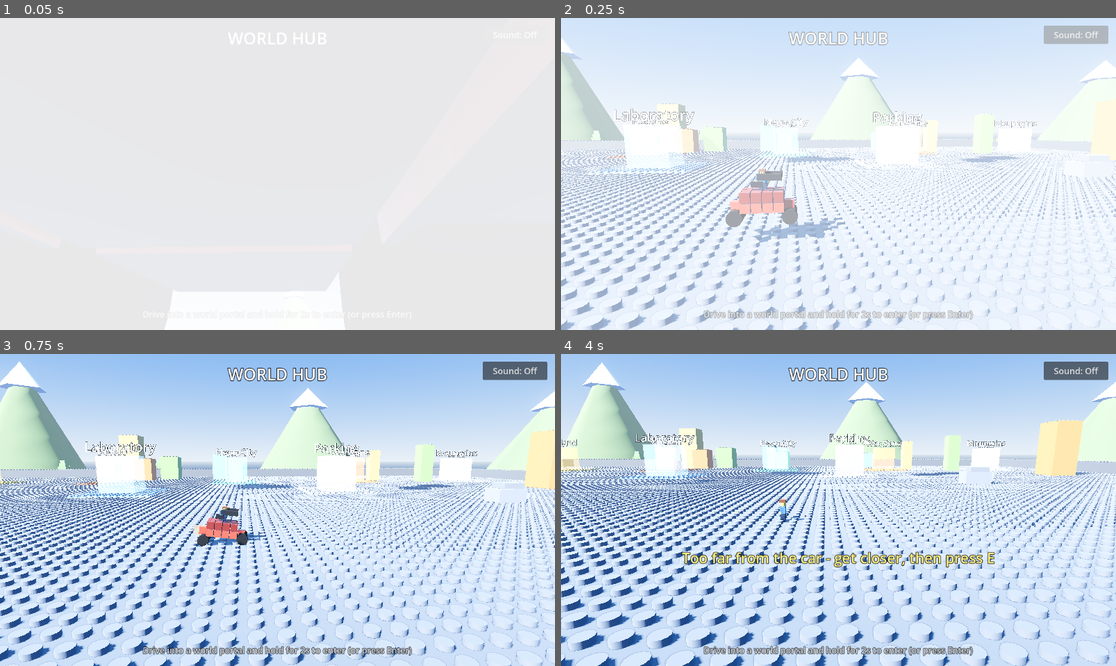
Above: before the commit, frames 1-4 (two rows, left to right).
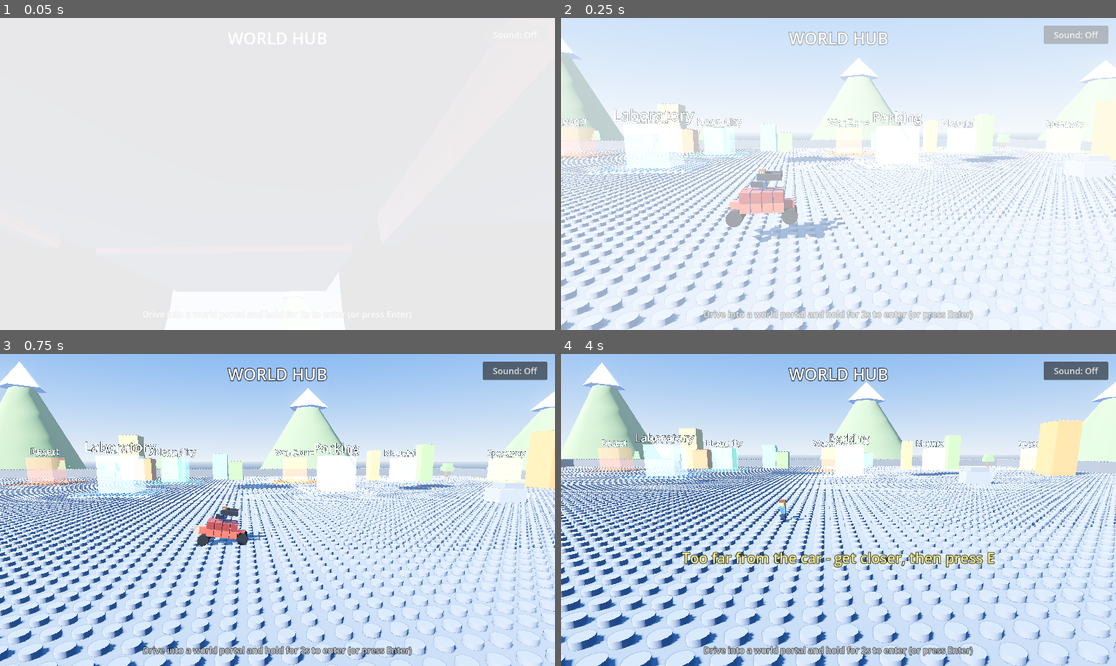
Above: after the commit, the same moments.

Repository: mrshapron/brick-stunt-rally
Game: Godot game, scene res://scenes/hub.tscn
Two runs of this game, one before a commit and one after it. Both use one fixed random seed, a clock stepped at 60 frames per second and the inputs below.
Inputs (mouse positions are in pixels of both pictures, inside the frame that each line leads up to):
- Up to frame 1 (0.05 s): no input
- Up to frame 2 (0.25 s): no input
- Up to frame 3 (0.75 s): tap Enter at 0.5 s; move the mouse to (399, 494) at 0.52 s; hold Right (move_right) from 0.53 s (still down); tap N (advance) at 0.6 s; click (399, 494) at 0.67 s
- Up to frame 4 (4 s): tap Enter every 0.75 s from 1.25 to 3.5 s; move the mouse to (727, 525) at 1.27 s; release Right (move_right) at 1.28 s; hold Down (move_down) 1.28-2.03 s; tap Space (fire) at 1.35 s; move the mouse to (894, 441) at 2.02 s; hold Right (move_right) 2.03-2.78 s; hold E (interact) 2.03-2.78 s; move the mouse to (810, 572) at 2.77 s; hold Up (move_up) 2.78-3.53 s; tap F at 2.85 s; click (810, 572) at 2.92 s; move the mouse to (1005, 556) at 3.52 s; hold Left (move_left) from 3.53 s (still down); tap C at 3.6 s

Frame 1 is identical in both runs. In frame 2, 1.7% of the frame differs, in the area x 0-96%, y 31-46%; in frame 3, 3.4%, in the area x 0-95%, y 30-43%; in frame 4, 2.9%.

Commit message:
Add Speedway racing world: race AI bot cars to the finish, 1st place to win, difficulty scales by level

Diff:
--- /dev/null
+++ b/scripts/bot.gd
@@ -0,0 +1,30 @@
+class_name Bot
+extends Node3D
+## A simple AI racer: drives straight down the track toward the finish at a set
+## speed (with a little wobble), then stops when it crosses the line.
+
+var speed: float = 16.0
+var finished: bool = false
+var _finish_x: float = 100.0
+var _wobble: float = 0.0
+var _lane_z: float = 0.0
+
+
+func configure(spd: float, finish_x: float, car_index: int, lane_z: float) -> void:
+	speed = spd
+	_finish_x = finish_x
+	_lane_z = lane_z
+	_wobble = randf() * TAU
+	position = Vector3(0, 0.7, lane_z)
+	var disp := CarLib.build_display(CarLib.design(car_index))
+	disp.position = Vector3(0, 0.7, 0)
+	add_child(disp)
+
+
+func _physics_process(delta: float) -> void:
+	if finished:
+		return
+	position.x += speed * delta
+	position.z = _lane_z + sin(position.x * 0.05 + _wobble) * 1.2
+	if position.x >= _finish_x:
+		finished = true
--- a/scripts/car_lib.gd
+++ b/scripts/car_lib.gd
@@ -16,6 +16,7 @@
 		{"name": "Neon Racer", "design": _car(7, 3, "#19e0c8", "#0f8f80", 1)},
 		{"name": "War Rig", "design": _car(6, 4, "#8a6b4a", "#5b4630", 2)},
 		{"name": "Rock Crawler", "design": _car(6, 5, "#6f7d6a", "#4a5648", 1)},
+		{"name": "Speedster X", "design": _car(8, 3, "#e23a6d", "#9e2048", 1)},
 	]
 
 
--- a/scripts/game_state.gd
+++ b/scripts/game_state.gd
@@ -75,6 +75,20 @@
 		"snow": true,
 		"dunes": false,
 		"climb": true,
+	},
+	{
+		"name": "Speedway",
+		"ground": "#454a55",
+		"accent": "#e8e84d",
+		"bricks": ["#d2473b", "#3b86d2", "#e6b32e"],
+		"sky_top": "#3a5a86",
+		"sky_horizon": "#bcd0e0",
+		"mountain": "#5a6a7a",
+		"foliage": "#3a8a2e",
+		"trees": 14,
+		"snow": false,
+		"dunes": false,
+		"race": true,
 	},
 ]
 
--- a/scripts/hud.gd
+++ b/scripts/hud.gd
@@ -17,6 +17,7 @@
 var _mute_button: Button
 var _hp_fill: ColorRect
 var _enemies_label: Label
+var _race_label: Label
 const HP_W: float = 220.0
 
 
@@ -51,6 +52,9 @@
 
 	_enemies_label = _make_label(stats, "", 22)
 	_enemies_label.visible = false
+	_race_label = _make_label(stats, "", 24)
+	_race_label.visible = false
+	_race_label.add_theme_color_override("font_color", Color(1.0, 0.95, 0.4))
 	_flip_label = _make_label(stats, "Flips  0", 22)
 
 	var hint := _make_label(self, "WASD/Arrows drive   .   Space/F fire   .   E get out / in car   .   R restart   .   M world map", 18)
@@ -154,6 +158,11 @@
 	_enemies_label.text = "Enemies left: %d" % count
 
 
+func set_race(place: int, total: int) -> void:
+	_race_label.visible = true
+	_race_label.text = "Position: %d / %d" % [place, total]
+
+
 func show_message(title: String, body: String) -> void:
 	_complete.visible = true
 	_complete_title.text = title
--- a/scripts/level_gen.gd
+++ b/scripts/level_gen.gd
@@ -18,6 +18,8 @@
 		return _generate_combat(world, level, theme)
 	if theme.get("climb", false):
 		return _generate_climb(world, level, theme)
+	if theme.get("race", false):
+		return _generate_race(world, level, theme)
 
 	var rng := RandomNumberGenerator.new()
 	rng.seed = (world + 1) * 9973 + level * 131
@@ -135,6 +137,55 @@
 	}
 
 
+static func _generate_race(world: int, level: int, theme: Dictionary) -> Dictionary:
+	var rng := RandomNumberGenerator.new()
+	rng.seed = 6200 + level * 97
+
+	var ld := float(level) / 10.0
+	var ground: String = theme.get("ground", "#454a55")
+	var brick_cols: Array = theme.get("bricks", ["#d2473b", "#3b86d2", "#e6b32e"])
+
+	var track_len := 180.0 + level * 22.0
+	var width := 42.0
+
+	var bricks: Array = []
+	bricks.append({"size": [track_len + 30.0, 3, width], "pos": [track_len * 0.5, -1.5, 0], "color": ground, "kind": "static", "road": true})
+
+	# Obstacle blocks to weave around (more at higher levels).
+	var obstacles := 4 + level
+	for i in obstacles:
+		var ox := rng.randf_range(34.0, track_len - 30.0)
+		var oz := rng.randf_range(-16.0, 16.0)
+		bricks.append({"size": [2, 2, 2], "pos": [ox, 1.0, oz], "color": brick_cols[rng.randi() % brick_cols.size()], "kind": "destructible"})
+
+	# Opponent bots. More and faster as levels rise (easy early, hard late).
+	var bots: Array = []
+	var num := 3 + int(level / 3)
+	var base := lerpf(12.0, 21.0, ld)
+	var lanes := [-16.0, -11.0, -6.0, 6.0, 11.0, 16.0]
+	for i in num:
+		bots.append({
+			"speed": base + rng.randf_range(-1.0, 1.5) + i * 0.2,
+			"lane_z": lanes[i % lanes.size()],
+			"car": i % 8,
+		})
+
+	return {
+		"name": "%s  -  Race %d" % [theme.get("name", "Speedway"), level],
+		"spawn": [2, 4, 0],
+		"bricks": bricks,
+		"loops": [],
+		"props": [],
+		"checkpoints": [],
+		"race": true,
+		"bots": bots,
+		"finish_x": track_len,
+		"finish": {"pos": [track_len, 3, 0], "size": [2.5, 8, width]},
+		"sky_top": theme.get("sky_top", "#3a5a86"),
+		"sky_horizon": theme.get("sky_horizon", "#bcd0e0"),
+	}
+
+
 static func _generate_climb(world: int, level: int, theme: Dictionary) -> Dictionary:
 	var rng := RandomNumberGenerator.new()
 	rng.seed = 5100 + level * 137
--- a/scripts/main.gd
+++ b/scripts/main.gd
@@ -13,6 +13,9 @@
 var last_checkpoint: Vector3 = Vector3(0, 4, 0)
 var combat: bool = false
 var enemies_alive: int = 0
+var race: bool = false
+var _bots: Array = []
+var _finish_x: float = 0.0
 
 
 func _ready() -> void:
@@ -40,8 +43,40 @@
 	if combat:
 		_spawn_enemies(data.get("enemies", []))
 
+	race = data.get("race", false)
+	if race:
+		_setup_race(data)
+
 	Sfx.start_engine()
 	running = true
+
+
+func _setup_race(data: Dictionary) -> void:
+	_finish_x = float(data.get("finish_x", 100.0))
+	var lanes: Array = data.get("bots", [])
+	for bd in lanes:
+		var bot := Bot.new()
+		add_child(bot)
+		bot.configure(float(bd.get("speed", 16.0)), _finish_x, int(bd.get("car", 0)), float(bd.get("lane_z", 0.0)))
+		_bots.append(bot)
+	if hud:
+		hud.set_race(1, _bots.size() + 1)
+
+
+func _player_place() -> int:
+	var ahead := 0
+	for b in _bots:
+		if is_instance_valid(b) and b.position.x > vehicle.global_position.x:
+			ahead += 1
+	return ahead + 1
+
+
+func _ordinal(n: int) -> String:
+	match n:
+		1: return "1st"
+		2: return "2nd"
+		3: return "3rd"
+		_: return "%dth" % n
 
 
 func _spawn_enemies(list: Array) -> void:
@@ -80,6 +115,8 @@
 	if is_instance_valid(vehicle):
 		if hud:
 			hud.update_hud(elapsed, vehicle.get_speed_kmh(), flips)
+			if race and not finished:
+				hud.set_race(_player_place(), _bots.size() + 1)
 		if not finished:
 			Sfx.set_engine_speed(vehicle.get_speed_kmh() / (vehicle.max_speed * 3.6))
 
@@ -128,7 +165,24 @@
 
 
 func _on_finish() -> void:
-	_win()
+	if race:
+		_finish_race()
+	else:
+		_win()
+
+
+func _finish_race() -> void:
+	if finished:
+		return
+	var place := _player_place()
+	if place == 1:
+		_win()
+	else:
+		finished = true
+		running = false
+		Sfx.stop_engine()
+		if hud:
+			hud.show_message("You came %s" % _ordinal(place), "You need 1st place to win!\nPress R to retry   .   M for world map")
 
 
 func _win() -> void:
Not shown, added: scripts/bot.gd.uid
